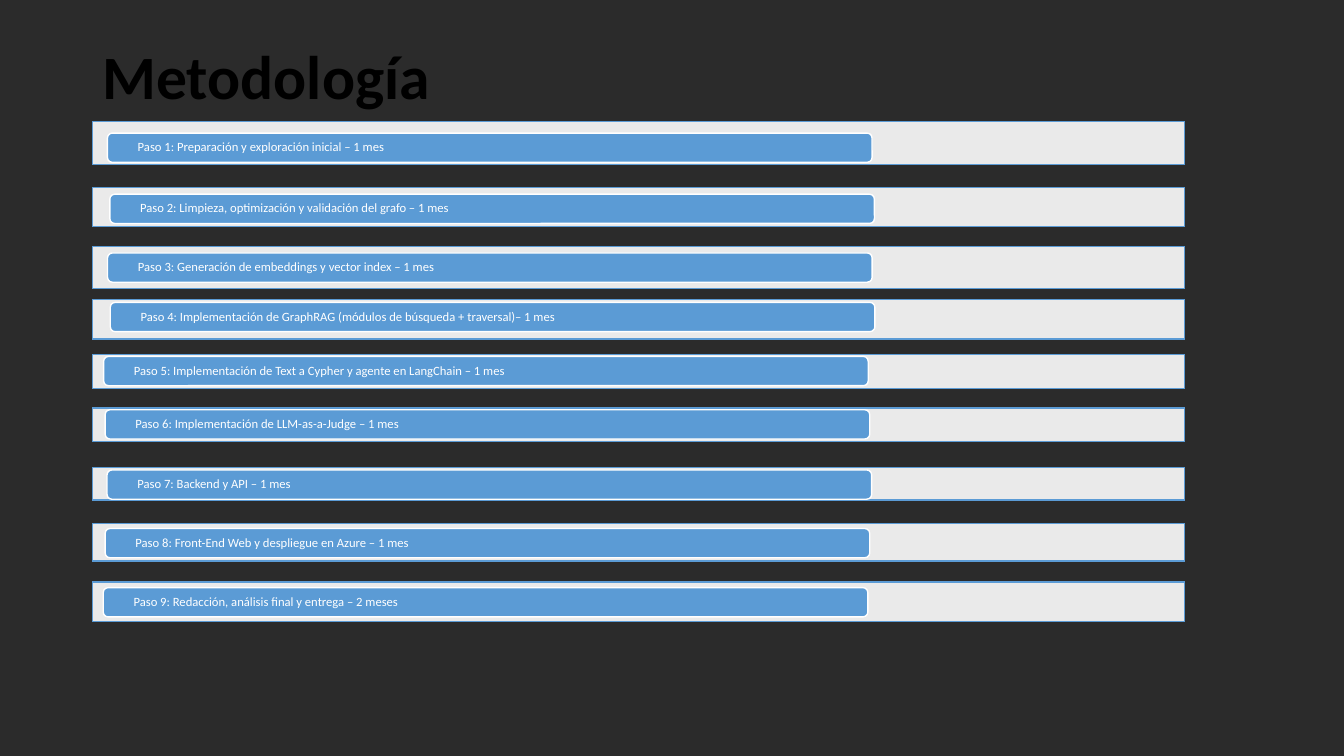
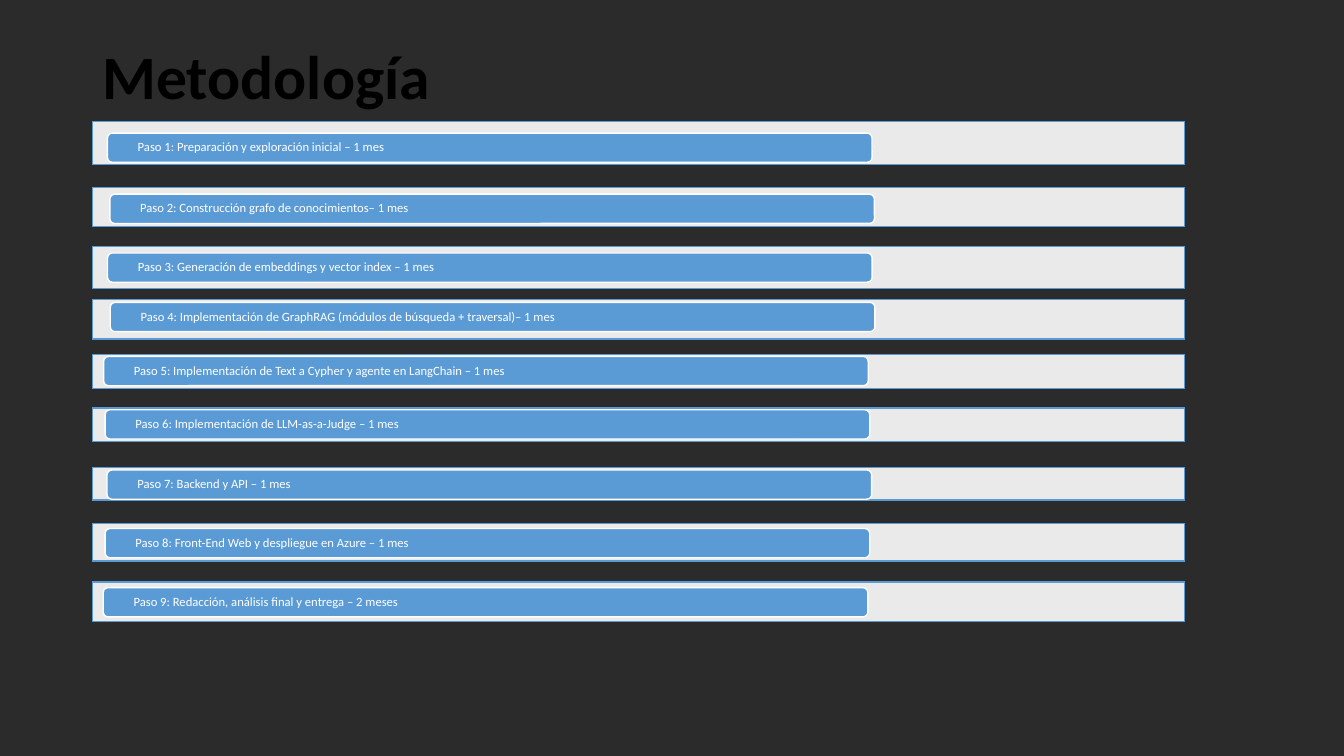
Before and after one commit to juan-aguilera/SEDI_TG, a slide deck: slide 12 of Presentacion propuesta TG.pptx (slide 9 before the commit). Drawn at 1344x756 pixels with LibreOffice and Linux fonts; fonts in the diff are those of the drawing; background and template pictures are left out; a plain dark background stands for a picture behind light text. Boxes give left, top, right and bottom in pixels: in the first picture for what was removed or moved away, otherwise in the second. Text is boxed around its words. In the diff, an @@ line names an element or a change of style, - is before the commit and + after.

```diff
--- a/Presentacion propuesta TG.pptx
+++ b/Presentacion propuesta TG.pptx
@@ text at [140,203,408,214]: text changed @@
-Paso 2: Limpieza, optimización y validación del grafo – 1 mes
+Paso 2: Construcción grafo de conocimientos– 1 mes
```
Also in this commit, not shown: 7 other slides changed, 3 slides added, 2 other files.
